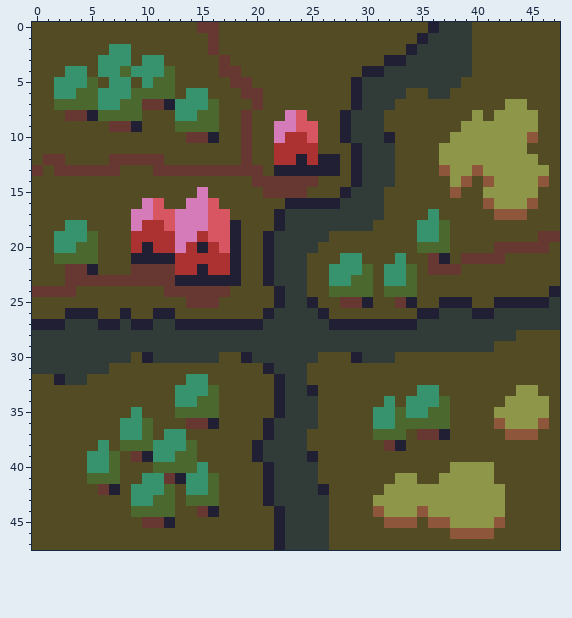
Two states of a pixel-art sprite, map4.png. Above is the file before it was changed.
The file is 48x48 pixels.
Once edited:
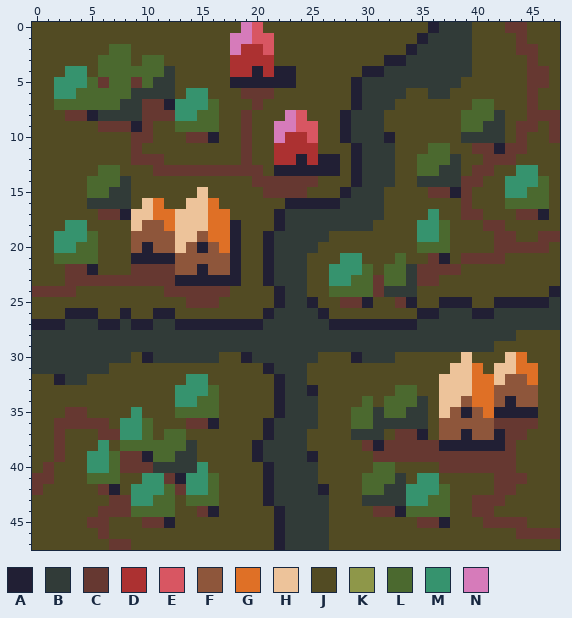
Palette (. is transparent): A #211f34  B #313b38  C #663831  D #ac3131  E #d85662  F #8e563b  G #df7026  H #edc39a  J #524b23  K #8e9749  L #4b692f  M #36936e  N #d67bba
The exact change:
y 0: x 15..16 CC -> JJ; x 19..20 JJ -> NE; x 43..44 JJ -> CC
y 1: x 16 C -> J; x 18..21 JJJJ -> NNEE; x 44 J -> C
y 2: x 7..8 MM -> LL; x 16 C -> J; x 18..21 JJJJ -> NDDE; x 44..45 JJ -> CC
y 3: x 6..8 MMM -> LLL; x 10..11 MM -> LL; x 17..21 CJJJJ -> JDDDD; x 45 J -> C
y 4: x 6..7 MM -> LL; x 9..12 MMML -> LLLB; x 17..23 CCJJJJJ -> JDDADAA; x 45..46 JJ -> CC
y 5: x 6..12 JMMJMLL -> CLLCLBB; x 18..23 CCJJJJ -> AAAAAA; x 45..46 JJ -> CC
y 6: x 6..12 MMMLLLL -> LLLBBBB; x 21 J -> C; x 45 J -> C
y 7: x 6..9 MMLL -> LLBB; x 40..41 JJ -> LL; x 43..45 KKJ -> JJC
y 8: x 6..12 LLLLJJJ -> BBBBCCC; x 39..47 JKJKKKKJJ -> LLLBJJCCC
y 9: x 6 J -> C; x 10 J -> C; x 39..45 KKKKKKK -> LLBBJCC; x 47 J -> C
y 10: x 9..10 JJ -> CC; x 38..45 KKKKKKKF -> JBBBBJCJ; x 47 J -> C
y 11: x 9 J -> C; x 36..44 JKKKKKKKK -> LLJJCCACC
y 12: x 1..2 CC -> JJ; x 7..8 CC -> JJ; x 35..45 JJKKKKKKKKK -> LLLBJJCCCJJ
y 13: x 0 C -> J; x 2..7 CCCCCC -> JJJJLL; x 35..46 JJFKKFKKKKKK -> LLBBJCCJJMMJ
y 14: x 5..8 JJJJ -> LLLB; x 35..46 JJJKFJFKKKKF -> BBBBCCJJMMML
y 15: x 5..8 JJJJ -> LLBB; x 15 N -> H; x 36..39 JJFJ -> CCAC; x 41..46 KKKKKJ -> JJMMLL
y 16: x 5..8 JJJJ -> BBBB; x 10..11 NE -> HG; x 14..16 NNE -> HHG; x 39 J -> C; x 41..46 FKKKFJ -> JJLLLL
y 17: x 6..17 JJJNNEENNNEE -> CCAHHGGHHHGG; x 39..40 JJ -> CC; x 42..46 FFFJJ -> JJCCA
y 18: x 9..17 NDDENNNEE -> HFFGHHHGG; x 41..42 JJ -> CC
y 19: x 9..17 DDDDNNDEE -> FFFFHHFGG; x 42..43 JJ -> CC
y 20: x 9 D -> F; x 11..14 DDND -> FFHF; x 16..17 DE -> FG
y 21: x 13..17 DDDDD -> FFFFF; x 33 M -> L
y 22: x 13..14 DD -> FF; x 16..17 DD -> FF; x 32..35 MMLJ -> LLBC
y 23: x 31..36 JMMLJJ -> CLLBCC
y 24: x 31..34 JLLL -> CBBB
y 30: x 39 J -> H; x 43..44 JJ -> HG
y 31: x 38..40 JJJ -> HHG; x 42..45 JJJJ -> HHGG
y 32: x 37..45 JJJJJJJJJ -> HHHGGHFFG
y 33: x 33..45 JJMMJJJJJJJKK -> LLJJHHHGGFFFF
y 34: x 30 J -> L; x 32..46 MJMMMLJJJJJKKKK -> LLLBJHHFGGFAFFJ
y 35: x 3..4 JJ -> CC; x 29..32 JJMM -> LLBL; x 34..46 MMLLJJJJKKKKK -> BBJHFAFGAAAAJ
y 36: x 2..6 JJJJJ -> CCCCC; x 29..46 JJMMLLLLLJJJJFKKKF -> LLBBBBBJFFFFFCCCCJ
y 37: x 2 J -> C; x 6..7 JJ -> CC; x 12..13 MM -> LL; x 29..45 JJLLLJCCAJJJJJFFF -> BBBJCCAJFFAFFACCJ
y 38: x 2 J -> C; x 11..14 MMML -> LLLB; x 30..31 JJ -> CA; x 33..43 AJJJJJJJJJJ -> CCCCAAAAAAC
y 39: x 2 J -> C; x 8 J -> C; x 11..14 MMLL -> LLBB; x 31..43 JJJJJJJJJJJJJ -> CCCCCCCCCCCCC
y 40: x 1 J -> C; x 8..14 JJJLLLL -> CCCBBBB; x 31..32 JJ -> LL; x 37..43 JKKKKJJ -> CCCCCCC
y 41: x 0..1 JJ -> CC; x 30..44 JJJKKJJKKKKKJJJ -> LLLBJMMJJJJJCCC
y 42: x 0 J -> C; x 13 J -> C; x 30..43 JJKKKKKKKKKKKJ -> LLBBMMMLJJJJCC
y 43: x 7..8 JJ -> CC; x 30..42 JKKKKKKKKKKKK -> BBBBMMLLJJCCC
y 44: x 6..8 JJJ -> CCC; x 31..42 FKKKFKKKKKKK -> CCALLLLJJCCJ
y 45: x 5..6 JJ -> CC; x 32..44 FFFJFFKKKKFJJ -> JJJCCAJJJCCCC
y 46: x 6 J -> C; x 38..41 FFFF -> JJJJ; x 44..47 JJJJ -> CCCC
y 47: x 7..8 JJ -> CC
Boxes around the changes in both pictures, in picture pixels (x1, y1, x2, y2):
changed: (32, 22, 296, 275)
changed: (373, 22, 560, 297)
changed: (351, 352, 560, 539)
changed: (32, 407, 197, 550)
